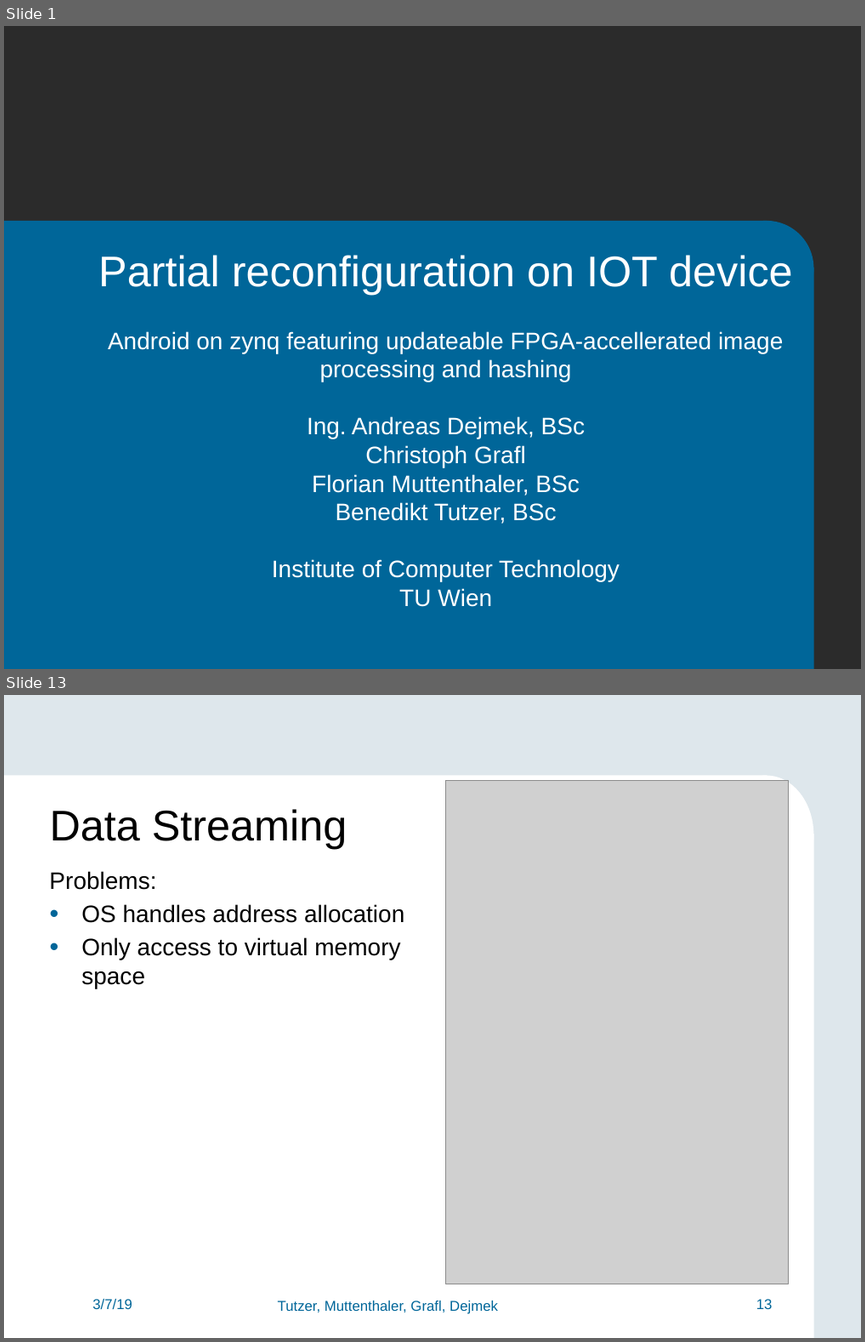
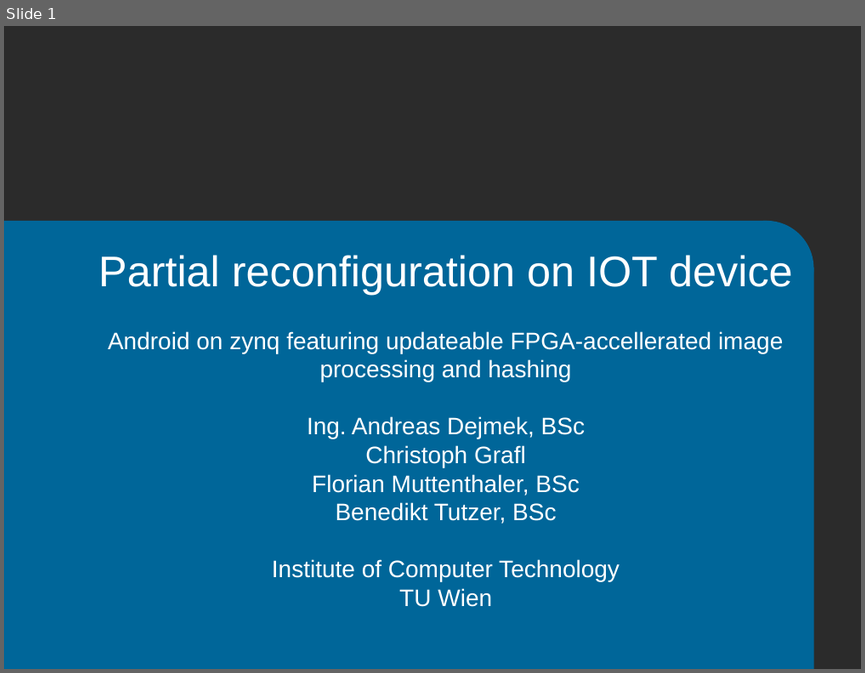
Before and after one commit to FlorianMuttenthaler/SocLabPartialReconfigIot, a slide deck: report/Final_presentation.pptx. Shown one above the other, each under a label of ours: slides 1 and 13 before the commit, slide 1 after it; the slides between them are not shown. The pictures are 865x1342 and 865x673 pixels, drawn with LibreOffice and Linux fonts; fonts in the diff are those of the drawing; grey boxes stand for pictures; background and template pictures are left out; a plain dark background stands for a picture behind light text. Boxes give left, top, right and bottom in pixels: in the first picture for what was removed or moved away, otherwise in the second. Text is boxed around its words. In the diff, an @@ line names an element or a change of style, - is before the commit and + after.

Commit message:
added image processing app slides

```diff
--- a/report/Final_presentation.pptx
+++ b/report/Final_presentation.pptx
@@ slide 13 removed at (4,695,861,1338), background #DEE7EC @@
@@ rectangle removed at (4,776,767,1338) @@
@@ picture removed at (446,780,788,1283) @@
@@ ellipse removed at (719,776,814,895) @@
@@ text removed at (50,809,347,849) @@
-Data Streaming
@@ rectangle removed at (462,834,814,1338) @@
@@ text removed at (49,871,404,988) @@
-Problems:
-• OS handles address allocation
-• Only access to virtual memory space
@@ text removed at (92,1299,132,1309) @@
-3/7/19
@@ text removed at (278,1300,498,1314) @@
-Tutzer, Muttenthaler, Grafl, Dejmek
@@ page number removed at (756,1299,772,1309) @@
-13
```
Also in this commit, not shown: 14 slides changed, 5 slides added, 3 other slides removed.
